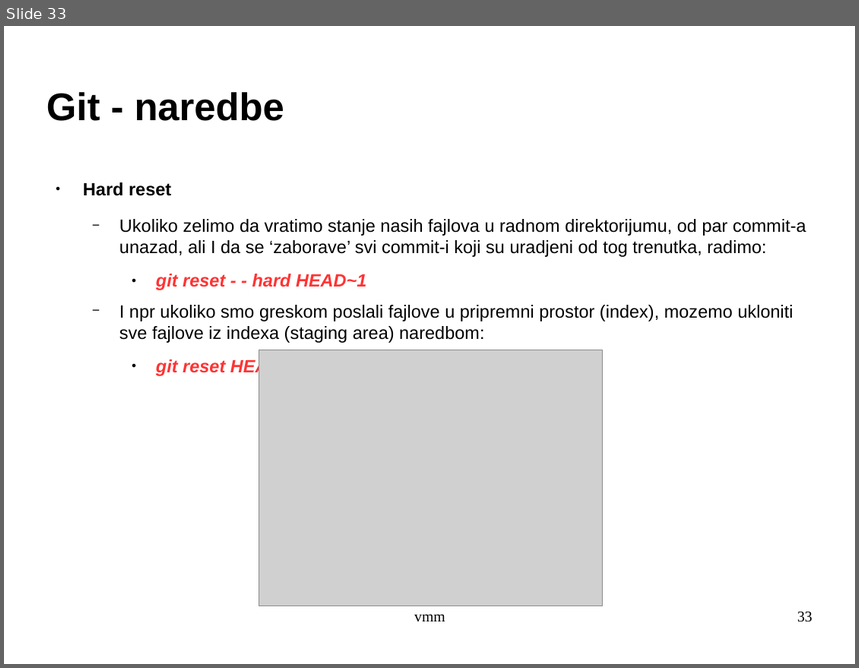
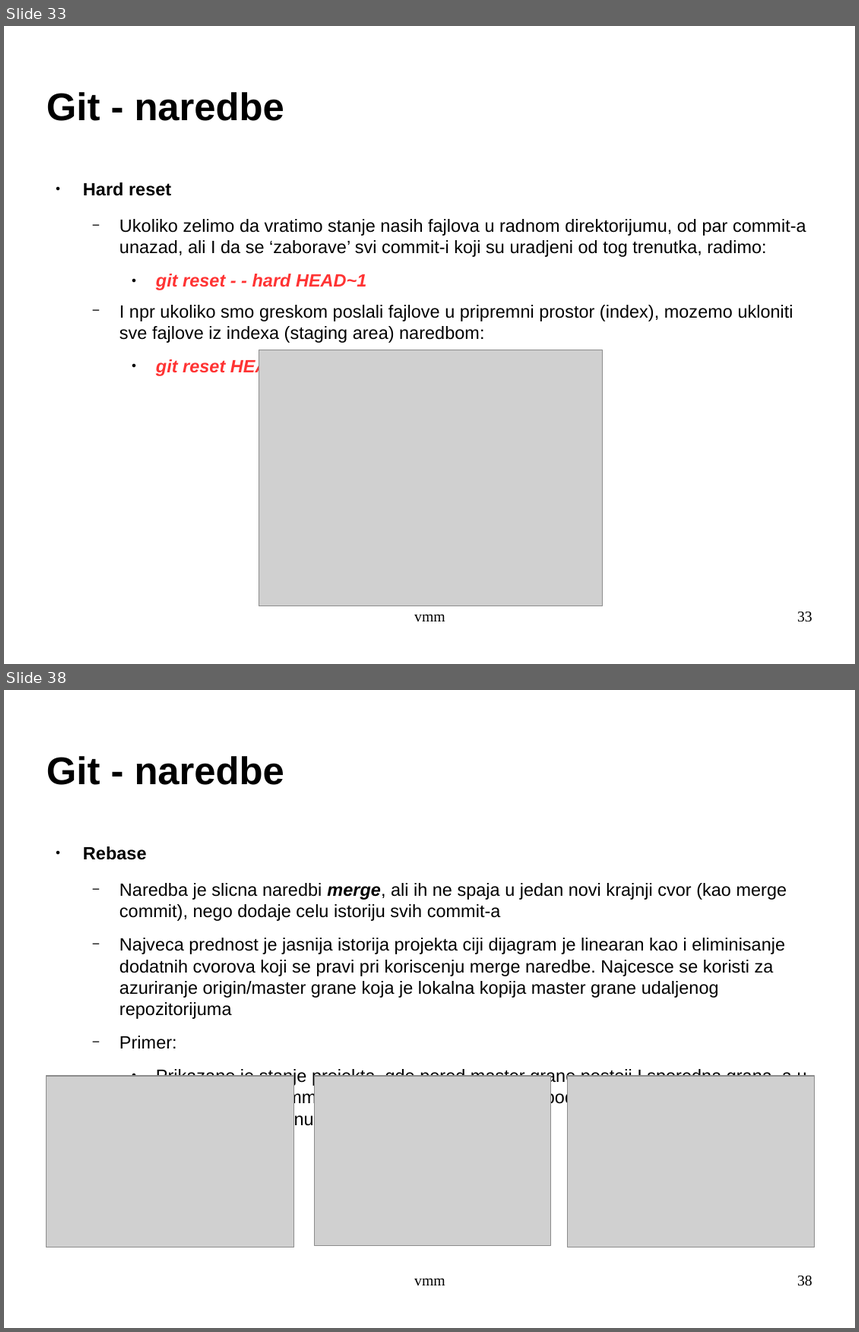
Before and after one commit to archpriestgnu/git_tut, a slide deck: git.odp. Shown one above the other, each under a label of ours: slide 33 before the commit, slides 33 and 38 after it; the slides between them are not shown. The pictures are 859x668 and 859x1332 pixels, drawn with LibreOffice and Linux fonts; fonts in the diff are those of the drawing; grey boxes stand for pictures; background and template pictures are left out. Boxes give left, top, right and bottom in pixels: in the first picture for what was removed or moved away, otherwise in the second. Text is boxed around its words. In the diff, an @@ line names an element or a change of style, - is before the commit and + after.

```diff
--- a/git.odp
+++ b/git.odp
@@ slide 38 added at (4,690,855,1328), background picture (left out) @@
@@ title added at (47,756,284,785), 36 pt, text #000000, bold @@
+Git - naredbe
@@ text added at (83,847,807,1129), 16.6 pt, text #000000 @@
+● Rebase
+  − Naredba je slicna naredbi merge, ali ih ne spaja u jedan novi krajnji cvor (kao merge commit), nego dodaje celu istoriju svih commit-a
+  − Najveca prednost je jasnija istorija projekta ciji dijagram je linearan kao i eliminisanje dodatnih cvorova koji se pravi pri koriscenju merge naredbe. Najcesce se koristi za azuriranje origin/master grane koja je lokalna kopija master grane udaljenog repozitorijuma
+  − Primer:
+    ● Prikazano je stanje projekta, gde pored master grane postoji I sporedna grana, a u okviru nje par commit cvorova. Treba da spojimo podatke iz master grane (plavi krugovi) u sporednu granu.
@@ picture added at (46,1076,294,1248) @@
@@ picture added at (315,1076,551,1246) @@
@@ picture added at (568,1076,815,1248) @@
@@ text added at (414,1278,446,1286), 14 pt, text #000000 @@
+vmm
@@ page number added at (797,1276,813,1287), 14 pt, text #000000 @@
+38
```
Also in this commit, not shown: 1 slide changed, 6 other slides added.
